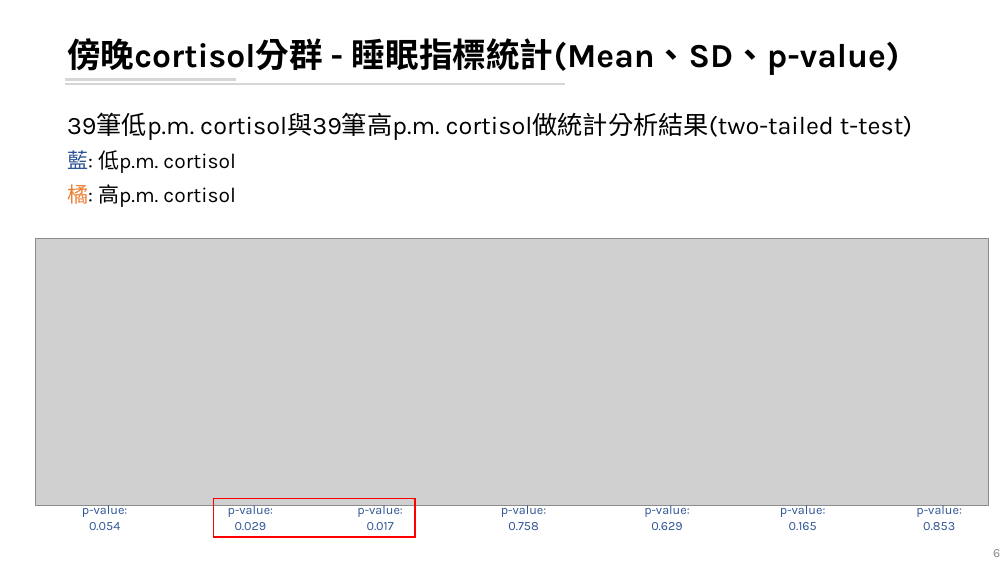
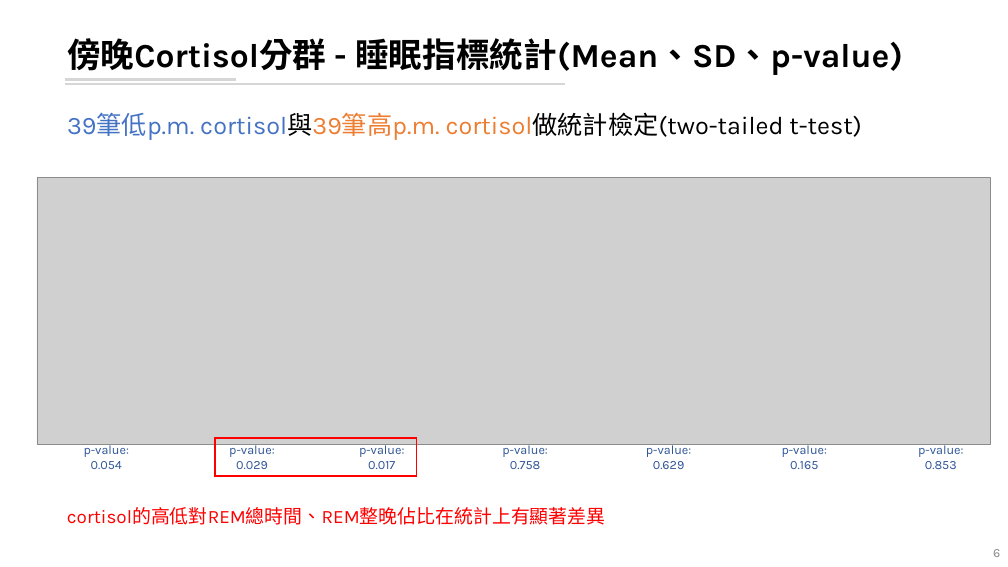
Before and after one commit to leooel97895750/REM_DataMining, a slide deck: slide 6 of 20210807_REM分析.pptx. Drawn at 1008x567 pixels with LibreOffice and Linux fonts; fonts in the diff are those of the drawing; grey boxes stand for pictures. Boxes give left, top, right and bottom in pixels: in the first picture for what was removed or moved away, otherwise in the second. Text is boxed around its words. In the diff, an @@ line names an element or a change of style, - is before the commit and + after.

```diff
--- a/20210807_REM分析.pptx
+++ b/20210807_REM分析.pptx
@@ title at (67,38,903,75): text changed @@
-傍晚cortisol分群 - 睡眠指標統計(Mean、SD、p-value)
+傍晚Cortisol分群 - 睡眠指標統計(Mean、SD、p-value)
@@ text at (67,112,861,140): text changed @@
-39筆低p.m. cortisol與39筆高p.m. cortisol做統計分析結果(two-tailed t-test)
-藍: 低p.m. cortisol
-橘: 高p.m. cortisol
+39筆低p.m. cortisol與39筆高p.m. cortisol做統計檢定(two-tailed t-test)
@@ 7 texts, 1 picture, 1 rectangle: place and size @@
-7 texts, 1 picture, 1 rectangle at (36,238,989,537)
+7 texts, 1 picture, 1 rectangle at (37,178,991,476)
@@ text added at (67,507,606,525), 18 pt, text #FF0000 @@
+cortisol的高低對REM總時間、REM整晚佔比在統計上有顯著差異
```
Also in this commit, not shown: 4 other slides changed, 10 slides added.
